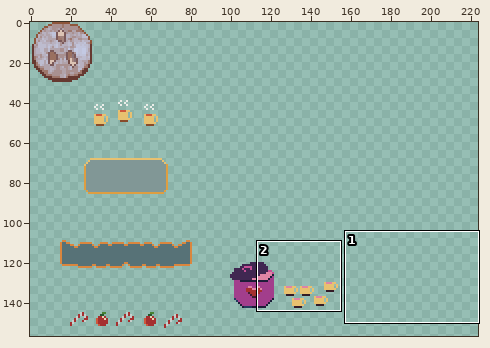
A sprite sheet gets an edit: tilesets/signs.png. The first picture is a wide view before the edit; the outline marks the close-up.
Close-up. Before the commit:
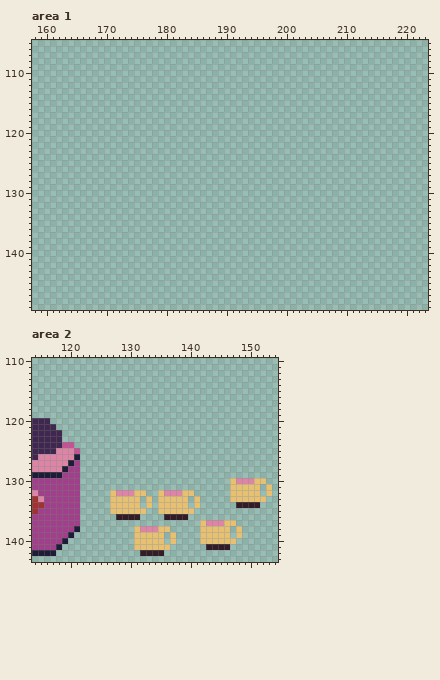
The file is 320x160 pixels. Colours within 5 levels of each other are drawn and written as one. Shown: area 1: x 158..223, y 105..149; area 2: x 114..154, y 110..143. The wide view leaves out empty margins.
After:
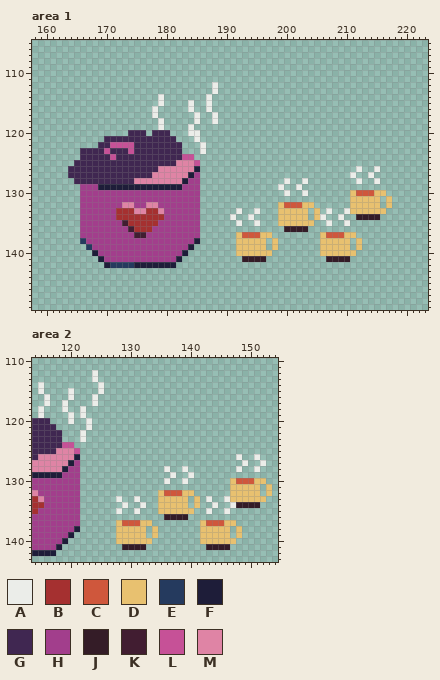
Palette (. is transparent): A #ebede9  B #a53030  C #cf573c  D #e8c170  E #253a5e  F #1e1d39  G #402751  H #a23e8c  J #341c27  K #411d31  L #c65197  M #df84a5
The author wrote: dampfende glaeser
The exact change:
Area 1:
y 112..113: x 188 . -> A
y 114: x 179 . -> A; x 187 . -> A
y 115: x 179 . -> A; x 184 . -> A; x 187 . -> A
y 116: x 178 . -> A; x 184 . -> A; x 187 . -> A
y 117: x 178 . -> A; x 185 . -> A; x 188 . -> A
y 118: x 179 . -> A; x 185 . -> A; x 188 . -> A
y 119: x 179 . -> A; x 184 . -> A
y 120: x 174..176 ... -> GGG; x 178..180 ... -> GGG; x 184..185 .. -> AA
y 121: x 170..181 ............ -> GGGGGGGGGGGG; x 185 . -> A
y 122: x 169..182 .............. -> GGLLLLGGGGGGGG; x 186 . -> A
y 123: x 166..182 ................. -> GGGGLGGGLGGGGGGGG; x 186 . -> A
y 124: x 166..184 ................... -> GGGGGLGGGGGGGGGGGLL
y 125: x 165..185 ..................... -> GGGGGGGGGGGGGGGGGMMML
y 126: x 164..185 ...................... -> GGGGGGGGGGGGGGGMMMMMMF; x 212 . -> A; x 215 . -> A
y 127: x 164..185 ...................... -> GGGGGGGGGGGGGGMMMMMMFH; x 211 . -> A; x 214 . -> A
y 128: x 165..185 ..................... -> GGGGGGGGGGMMMMMMMMFHH; x 200 . -> A; x 203 . -> A; x 212 . -> A; x 215 . -> A
y 129: x 166..185 .................... -> HHHFFFFFFFFFFFFFFHHH; x 199 . -> A; x 202 . -> A
y 130: x 166..185 .................... -> HHHHHHHHHHHHHHHHHHHH; x 200 . -> A; x 203 . -> A; x 211..216 ...... -> DCCCDD
y 131: x 166..185 .................... -> HHHHHHHHHHHHHHHHHHHH; x 211..215 ..... -> DDDDD; x 217 . -> D
y 132: x 166..185 .................... -> HHHHHHHMMHHMMHHHHHHH; x 199..204 ...... -> DCCCDD; x 211..215 ..... -> DDDDD; x 217 . -> D
y 133: x 166..185 .................... -> HHHHHHBBBMMBBMHHHHHH; x 192 . -> A; x 195 . -> A; x 199..203 ..... -> DDDDD; x 205 . -> D; x 207 . -> A; x 210..216 ....... -> ADDDDDD
y 134: x 166..185 .................... -> HHHHHHBBBBBBBBHHHHHH; x 191 . -> A; x 194 . -> A; x 199..203 ..... -> DDDDD; x 205..206 .. -> DA; x 209 . -> A; x 212..215 .... -> JJJJ
y 135: x 166..185 .................... -> HHHHHHHKBBBBBHHHHHHH; x 192 . -> A; x 195 . -> A; x 199..204 ...... -> DDDDDD; x 207 . -> A; x 210 . -> A
y 136: x 166..185 .................... -> HHHHHHHHKBBBHHHHHHHH; x 200..203 .... -> JJJJ
y 137: x 166..185 .................... -> HHHHHHHHHKKHHHHHHHHH; x 192..197 ...... -> DCCCDD; x 206..211 ...... -> DCCCDD
y 138: x 166..185 .................... -> EHHHHHHHHHHHHHHHHHHF; x 192..196 ..... -> DDDDD; x 198 . -> D; x 206..210 ..... -> DDDDD; x 212 . -> D
y 139: x 167..184 .................. -> EHHHHHHHHHHHHHHHHF; x 192..196 ..... -> DDDDD; x 198 . -> D; x 206..210 ..... -> DDDDD; x 212 . -> D
y 140: x 168..183 ................ -> FHHHHHHHHHHHHHHF; x 192..197 ...... -> DDDDDD; x 206..211 ...... -> DDDDDD
y 141: x 169..182 .............. -> FHHHHHHHHHHHHF; x 193..196 .... -> JJJJ; x 207..210 .... -> JJJJ
y 142: x 170..181 ............ -> FEEEEFFFFFFF
Area 2:
y 112..113: x 124 . -> A
y 114: x 115 . -> A; x 125 . -> A
y 115: x 115 . -> A; x 120 . -> A; x 125 . -> A
y 116: x 116 . -> A; x 120 . -> A; x 124 . -> A
y 117: x 116 . -> A; x 119 . -> A; x 124 . -> A
y 118: x 115 . -> A; x 119 . -> A; x 122 . -> A
y 119: x 115 . -> A; x 120 . -> A; x 122 . -> A
y 120: x 120 . -> A; x 123 . -> A
y 121: x 123 . -> A
y 122..123: x 122 . -> A
y 126: x 148 . -> A; x 151 . -> A
y 127: x 149 . -> A; x 152 . -> A
y 128: x 136 . -> A; x 139 . -> A; x 148 . -> A; x 151 . -> A
y 129: x 137 . -> A; x 140 . -> A
y 130: x 136 . -> A; x 139 . -> A; x 148..150 MMM -> CCC
y 132: x 127..132 DMMMDD -> ......; x 136..138 MMM -> CCC
y 133: x 127..131 DDDDD -> .A..A; x 133 D -> .; x 143 . -> A; x 146 . -> A
y 134: x 127..133 DDDDD.D -> ..A..A.; x 144 . -> A; x 147 . -> A
y 135: x 127..132 DDDDDD -> .A..A.; x 143 . -> A; x 146 . -> A
y 136: x 128..131 JJJJ -> ....
y 137: x 128..133 ...... -> DCCCDD; x 143..145 MMM -> CCC
y 138: x 128..130 ... -> DDD; x 132..136 MMMDD -> D.D..
y 139: x 128..130 ... -> DDD; x 133 D -> .; x 135 D -> .; x 137 D -> .
y 140: x 128..130 ... -> DDD; x 134..135 DD -> ..; x 137 D -> .
y 141: x 129..136 ..DDDDDD -> JJJJ....
y 142: x 132..135 JJJJ -> ....
Where, in picture pixels (left, top, right, bottom), the same in both close-ups:
added: (68, 82, 218, 268)
added: (230, 166, 392, 262)
added: (38, 370, 104, 442)
changed: (110, 454, 266, 556)
